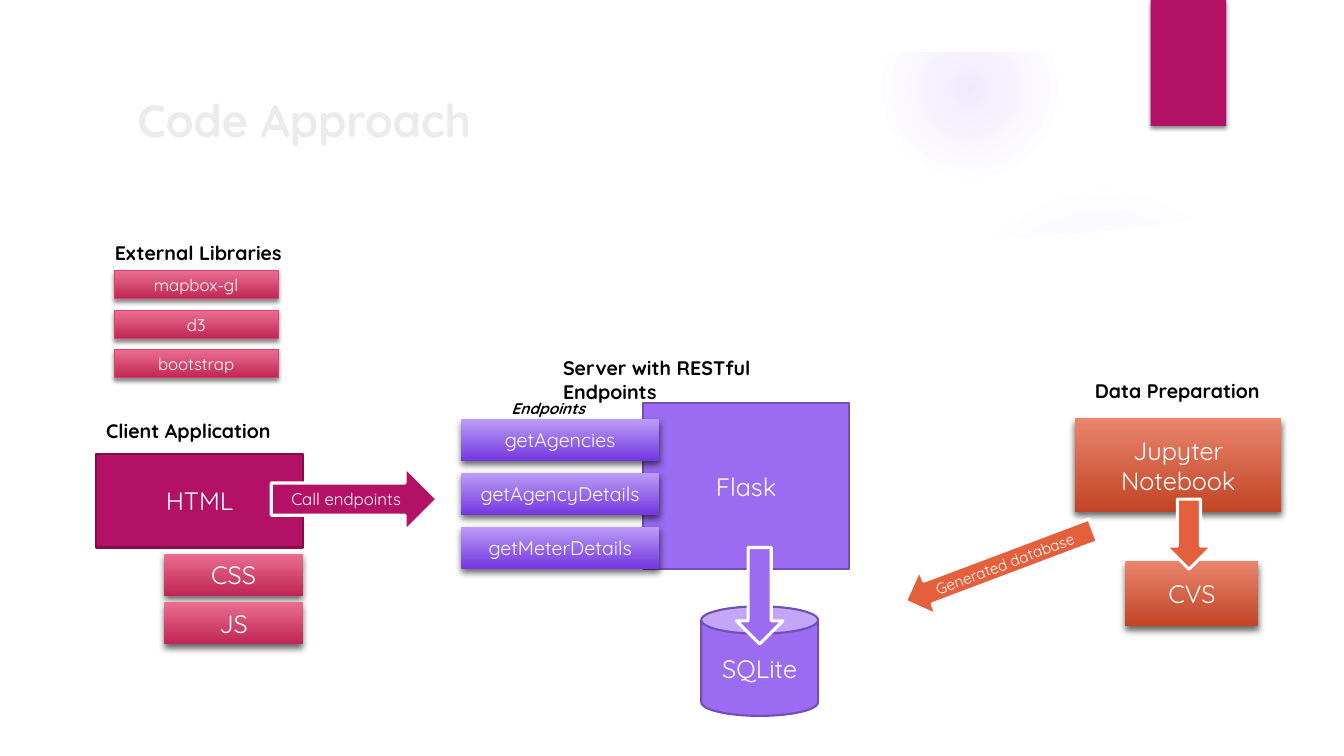
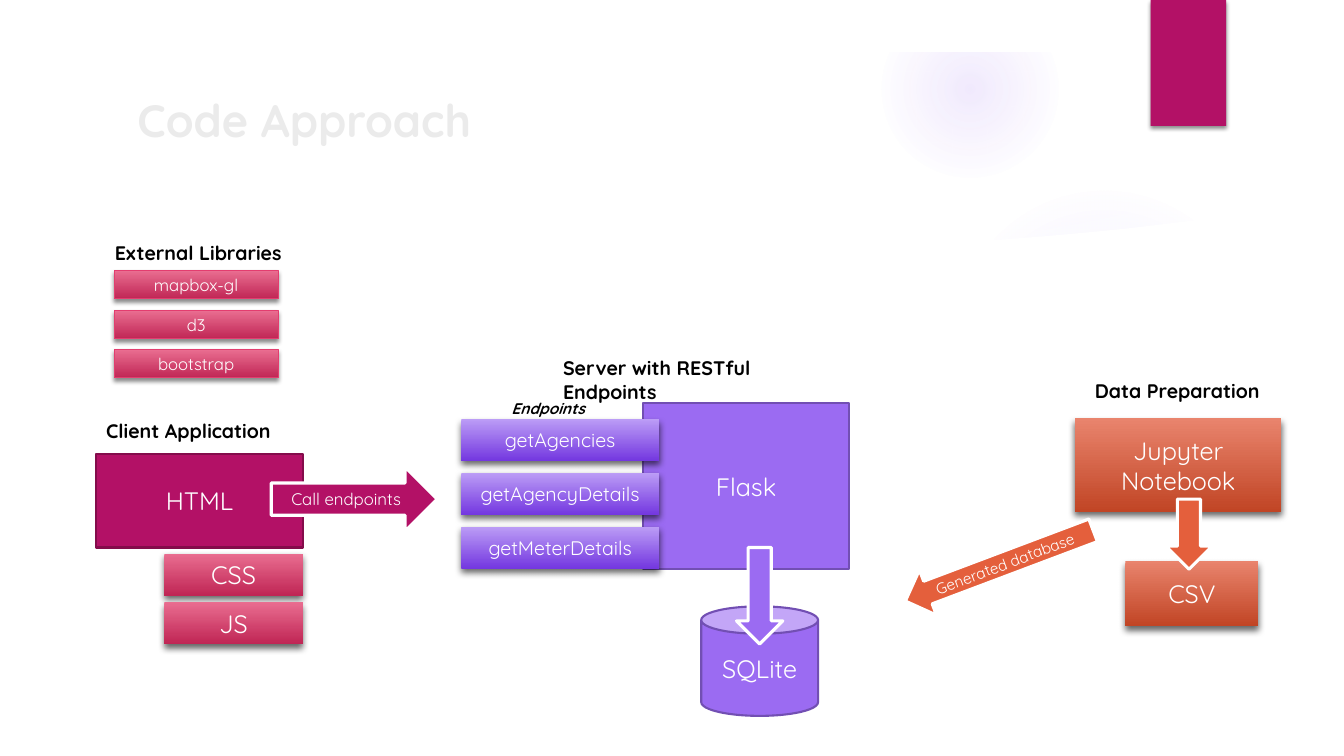
Before and after one commit to fionaweston/celts, a slide deck: slide 4 of project3_Scott.pptx. Drawn at 1344x756 pixels with LibreOffice and Linux fonts; fonts in the diff are those of the drawing; background and template pictures are left out. Boxes give left, top, right and bottom in pixels: in the first picture for what was removed or moved away, otherwise in the second. Text is boxed around its words. In the diff, an @@ line names an element or a change of style, - is before the commit and + after.

```diff
--- a/project3_Scott.pptx
+++ b/project3_Scott.pptx
@@ text in rectangle at [1168,585,1215,603]: text changed @@
-CVS
+CSV
```
Also in this commit, not shown: 2 other slides changed.
